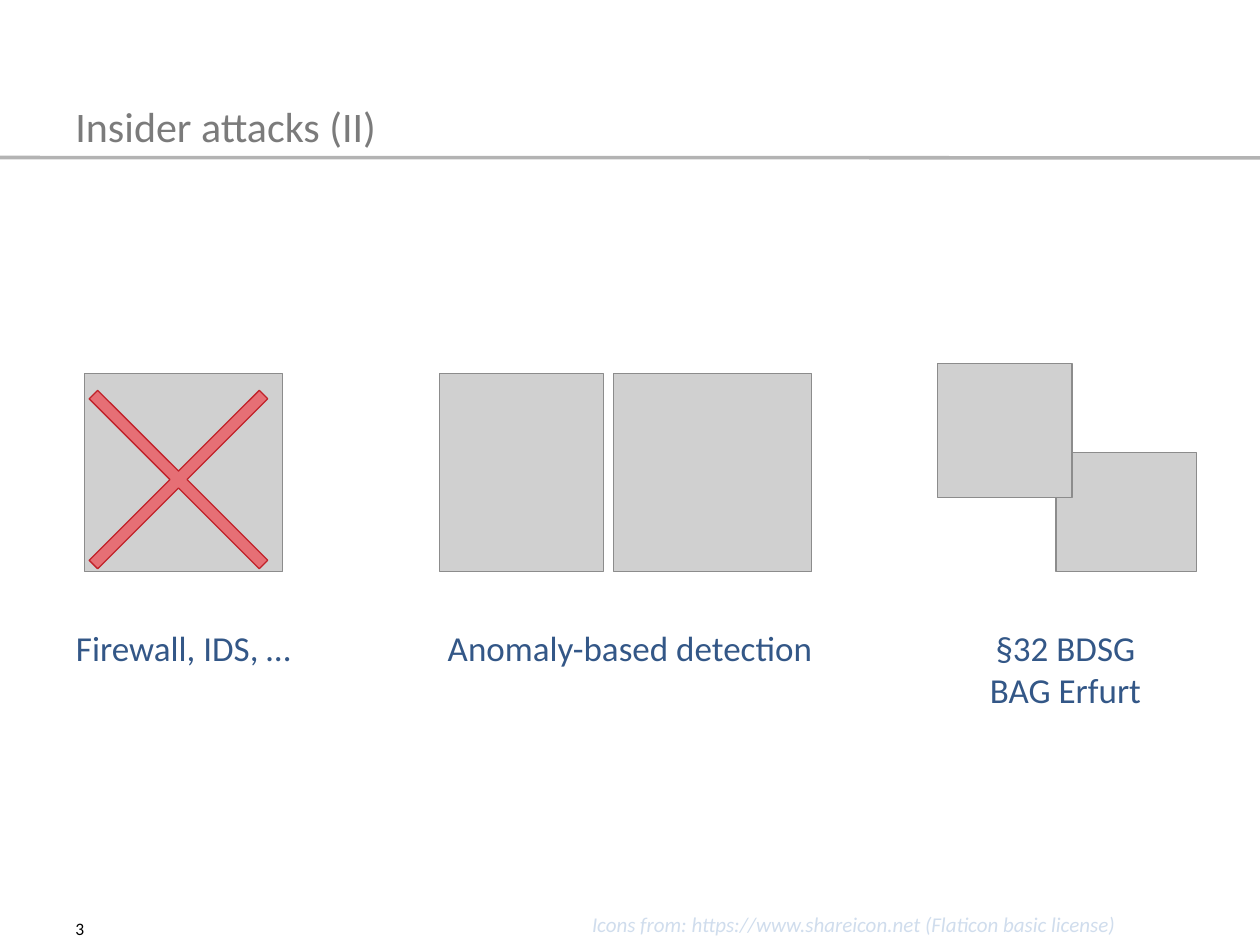
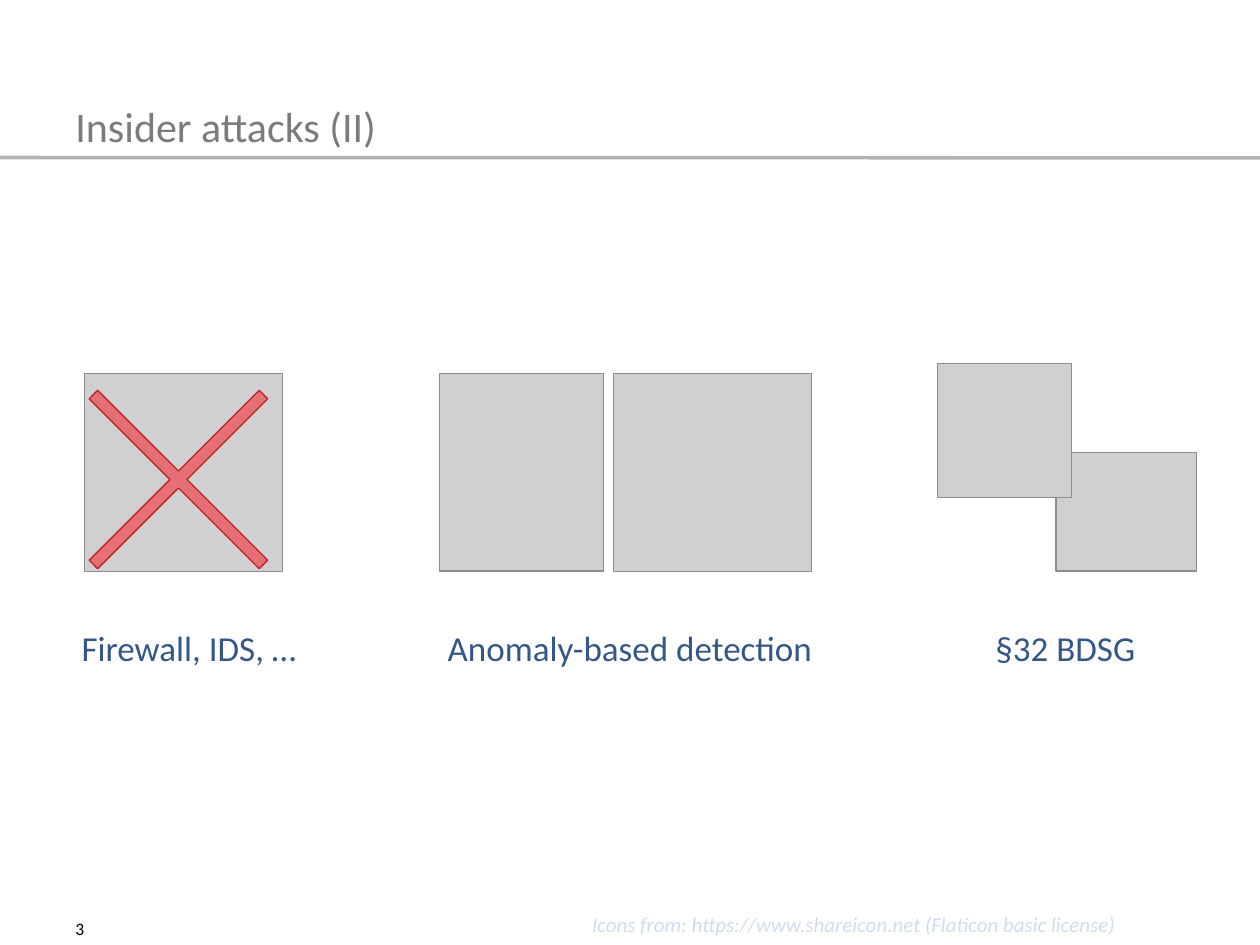
Before and after one commit to tompetersen/master-thesis, a slide deck: slide 3 of pet-con/Talk_PET_CON.pptx. Drawn at 1260x945 pixels with LibreOffice and Linux fonts; fonts in the diff are those of the drawing; grey boxes stand for pictures. Boxes give left, top, right and bottom in pixels: in the first picture for what was removed or moved away, otherwise in the second. Text is boxed around its words. In the diff, an @@ line names an element or a change of style, - is before the commit and + after.

```diff
--- a/pet-con/Talk_PET_CON.pptx
+++ b/pet-con/Talk_PET_CON.pptx
@@ text "Firewall, IDS, …": place and size @@
-text "Firewall, IDS, …" at (76,636,258,666)
+text "Firewall, IDS, …" at (82,636,264,666)
@@ text at (990,679,1141,704): paragraph removed @@
-BAG Erfurt
```
Also in this commit, not shown: 8 other slides changed, 1 slide added, 1 slide removed, 1 other file.
